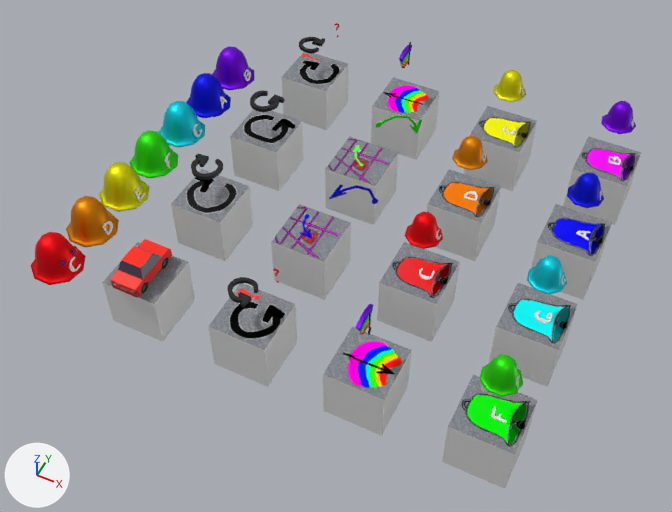
Two versions of the Blender file models.blend, one commit apart.
Camera for both pictures: a 50 mm camera at (7.23, -7.52, 12.02) aimed at (2.38, 2.18, -0.1). The axes (+X, +Y, +Z) are drawn at lower left. The lights are the same throughout.

Names of what the first picture shows: 'bell B', 'car', 'cmd 00 empty', 'cmd 01 right', 'cmd 02 left', 'cmd 04 left if', 'cmd 05 take', 'cmd 06 put', 'cmd 08 dec', 'cmd 09 bell C', 'cmd 10 bell D', 'cmd 12 bell F', 'cmd 13 bell G', 'cmd 14 bell A', 'roof 07 inc', 'roof 08 dec', 'roof 09 bell C', 'roof 10 bell D', 'roof 11 bell E', 'roof 12 bell F', 'roof 13 bell G', 'roof 14 bell A', 'roof 15 bell B'.
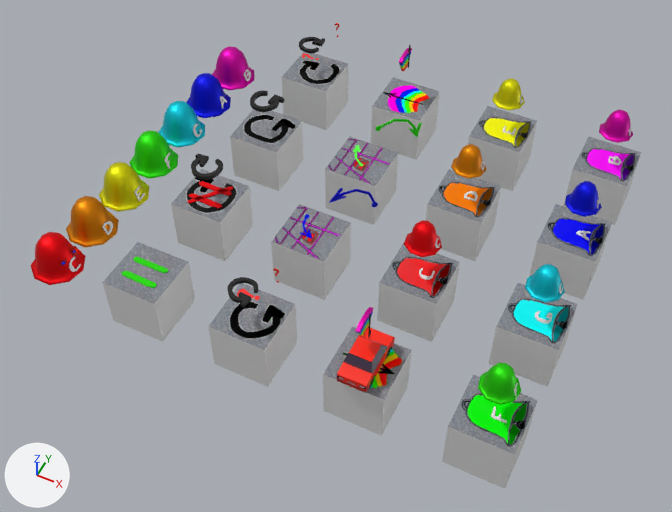
Changed parts and their boxes [x1, y1, x2, y2] in the pictures (672 x 512 px):
'car', moved: before [111, 239, 172, 297]; after [337, 328, 395, 393]
'roof 12 bell F', mesh moved: before [479, 354, 523, 397]; after [478, 363, 521, 405]
'roof 13 bell G', mesh moved: before [527, 255, 567, 294]; after [525, 264, 565, 303]
'roof 09 bell C', mesh moved: before [404, 212, 443, 249]; after [404, 220, 442, 257]
'bell B', recoloured (purple to pink): [212, 46, 254, 90] in both
'roof 14 bell A', mesh moved: before [567, 172, 604, 208]; after [565, 181, 602, 217]
'roof 10 bell D', mesh moved: before [452, 135, 488, 170]; after [451, 144, 486, 179]
'roof 15 bell B', recoloured, mesh moved: before [601, 101, 636, 134]; after [599, 110, 633, 143]
'roof 11 bell E', mesh moved: before [493, 70, 526, 102]; after [492, 78, 525, 111]
'neq', added (red): after [187, 181, 233, 209]
'eq', added (green): after [121, 256, 168, 288]
'roof 08 dec', recoloured: [355, 304, 374, 338] in both
'roof 07 inc', recoloured: [399, 42, 412, 71] in both

Patch to the scene script:
```diff
--- a/models.blend.py
+++ b/models.blend.py
@@ mat_bell_b @@
 mat_bell_b = principled_material('bell B')
-mat_bell_b.base_color = (0.188, 0.0, 0.8)  # purple #7800e7
+mat_bell_b.base_color = (0.8, 0.0, 0.437)  # pink #e700b1
 mat_bell_b.metallic = 0.783
@@ me_roof_09_bell_c @@
 me_roof_09_bell_c.from_pydata(...)  # 319 vertices, 323 faces; spans x -0.3..0.3, y -0.284..0.306, z -0.665..-0.176
 # used by ob_roof_09_bell_c; location = (4.0, 2.0, 2.0)
+# me_roof_09_bell_c part 1: the whole mesh is moved by (0.0, 0.0, -0.193)
 me_roof_09_bell_c.materials.append(mat_clapper)
@@ me_roof_10_bell_d @@
 me_roof_10_bell_d.from_pydata(...)  # 311 vertices, 311 faces; spans x -0.3..0.3, y -0.284..0.306, z -0.665..-0.176
 # used by ob_roof_10_bell_d; location = (4.0, 4.0, 1.99)
+# me_roof_10_bell_d part 2: the whole mesh is moved by (0.0, 0.0, -0.193)
 me_roof_10_bell_d.materials.append(mat_clapper)
@@ me_roof_11_bell_e @@
 me_roof_11_bell_e.from_pydata(...)  # 307 vertices, 305 faces; spans x -0.3..0.3, y -0.284..0.306, z -0.665..-0.176
 # used by ob_roof_11_bell_e; location = (4.0, 6.0, 1.99)
+# me_roof_11_bell_e part 3: the whole mesh is moved by (0.0, 0.0, -0.193)
 me_roof_11_bell_e.materials.append(mat_clapper)
@@ me_roof_12_bell_f @@
 me_roof_12_bell_f.from_pydata(...)  # 305 vertices, 306 faces; spans x -0.3..0.3, y -0.284..0.306, z -0.665..-0.176
 # used by ob_roof_12_bell_f; location = (6.0, 0.0, 1.99)
+# me_roof_12_bell_f part 4: the whole mesh is moved by (0.0, 0.0, -0.193)
 me_roof_12_bell_f.materials.append(mat_clapper)
@@ me_roof_13_bell_g @@
 me_roof_13_bell_g.from_pydata(...)  # 333 vertices, 336 faces; spans x -0.3..0.3, y -0.284..0.306, z -0.665..-0.176
 # used by ob_roof_13_bell_g; location = (6.0, 2.0, 1.99)
+# me_roof_13_bell_g part 5: the whole mesh is moved by (0.0, 0.0, -0.193)
 me_roof_13_bell_g.materials.append(mat_clapper)
@@ me_roof_14_bell_a @@
 me_roof_14_bell_a.from_pydata(...)  # 311 vertices, 319 faces; spans x -0.3..0.3, y -0.284..0.306, z -0.665..-0.176
 # used by ob_roof_14_bell_a; location = (6.0, 4.0, 1.99)
+# me_roof_14_bell_a part 6: the whole mesh is moved by (0.0, 0.0, -0.193)
 me_roof_14_bell_a.materials.append(mat_clapper)
@@ me_roof_15_bell_b @@
 me_roof_15_bell_b.from_pydata(...)  # 339 vertices, 349 faces; spans x -0.3..0.3, y -0.284..0.306, z -0.665..-0.176
 # used by ob_roof_15_bell_b; location = (6.0, 6.0, 2.0)
+# me_roof_15_bell_b part 7: the whole mesh is moved by (0.0, 0.0, -0.193)
 me_roof_15_bell_b.materials.append(mat_clapper)
@@ me_neq @@
+me_neq.from_pydata(...)  # 66 vertices, 67 faces; spans x -0.335..0.333, y -0.344..0.333, z 0.5..0.52
+me_neq.materials.append(mat_bell_c)  # red #ff000e
@@ me_eq @@
+me_eq.from_pydata(...)  # 40 vertices, 42 faces; spans x -0.337..0.331, y -0.251..0.208, z 0.5..0.52
+me_eq.materials.append(mat_bell_f)  # green #2ce700
@@ ob_car @@
 ob_car = bpy.data.objects.new('car', me_car)
-ob_car.location = (0.0, 0.0, 1.0)
+ob_car.location = (4.0, 0.0, 1.0)
@@ ob_neq @@
+ob_neq = bpy.data.objects.new('neq', me_neq)
+ob_neq.location = (0.0, 2.0, 0.0)
@@ ob_eq @@
+ob_eq = bpy.data.objects.new('eq', me_eq)
+ob_eq.location = (0.0, 0.0, 0.0)
```
